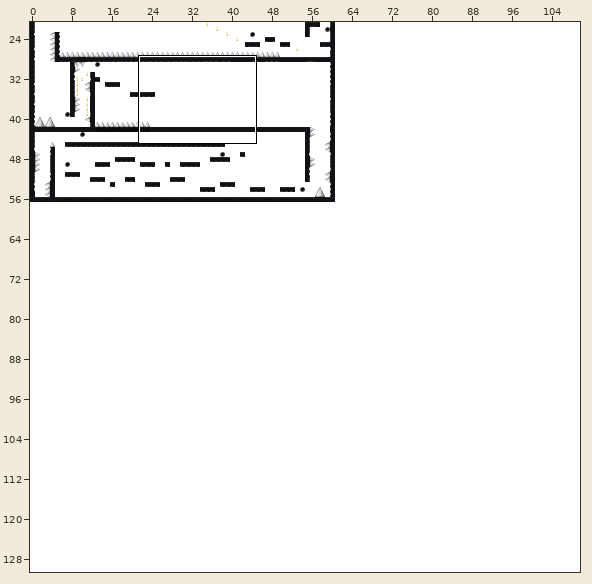
An edit to a level. Tiled map, android/assets/gamemap.tmx. Above, an overview of the earlier version with the close-up marked.
Close-up. Before:
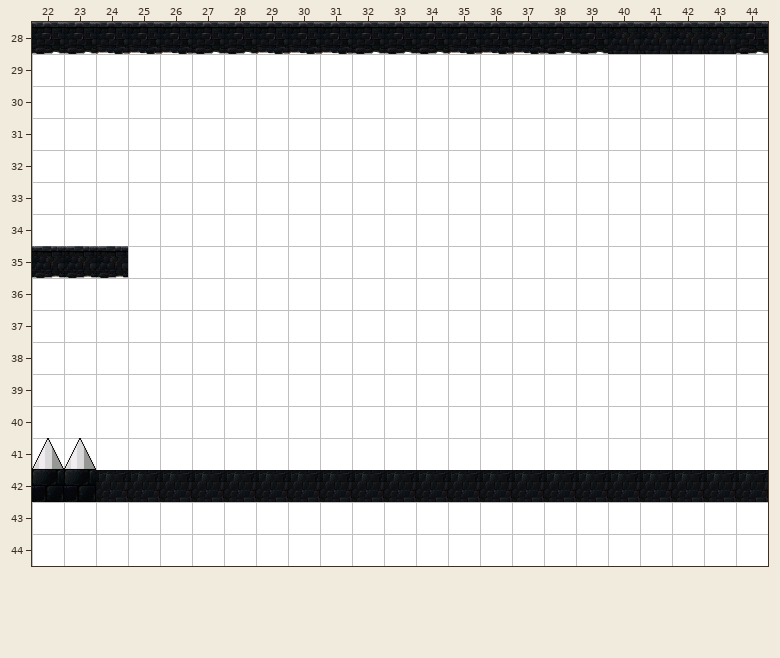
Cells are 64x64 px. Shown: x 22..44, y 28..44. The commit also changed other parts of the map, which this record leaves out.
Now the later version:
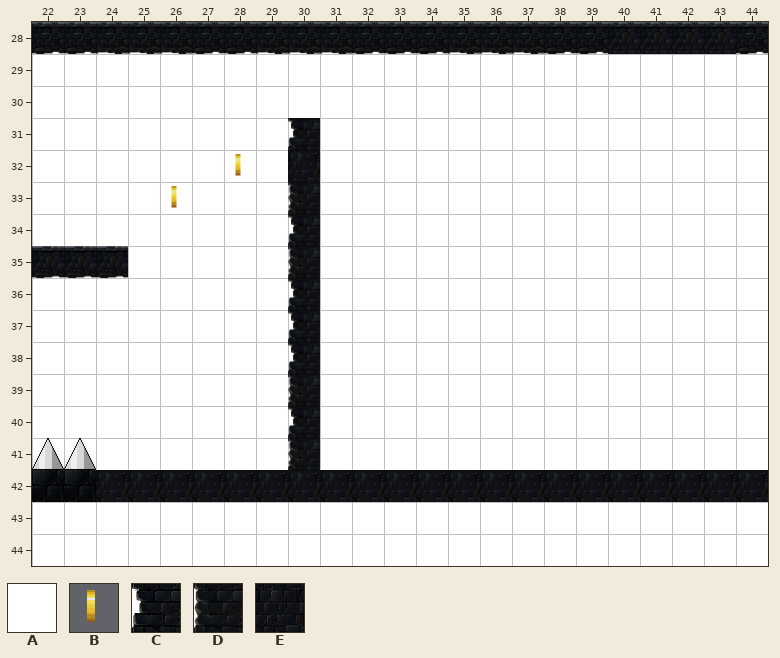
Key: from "tileset": A 30, B 44, C 68, D 70, E 76.
_ is an empty cell, . an unchanged one.
Difference:
--- layer "graphics"
@@ x 26..30 @@
-31 ....A
-32 ..A.A
-33 A...A
-34 ....A
-35 ....A
-36 ....A
-37 ....A
-38 ....A
-39 ....A
-40 ....A
-41 ....A
+31 ....C
+32 ..B.E
+33 B...D
+34 ....C
+35 ....D
+36 ....C
+37 ....C
+38 ....C
+39 ....D
+40 ....C
+41 ....D
